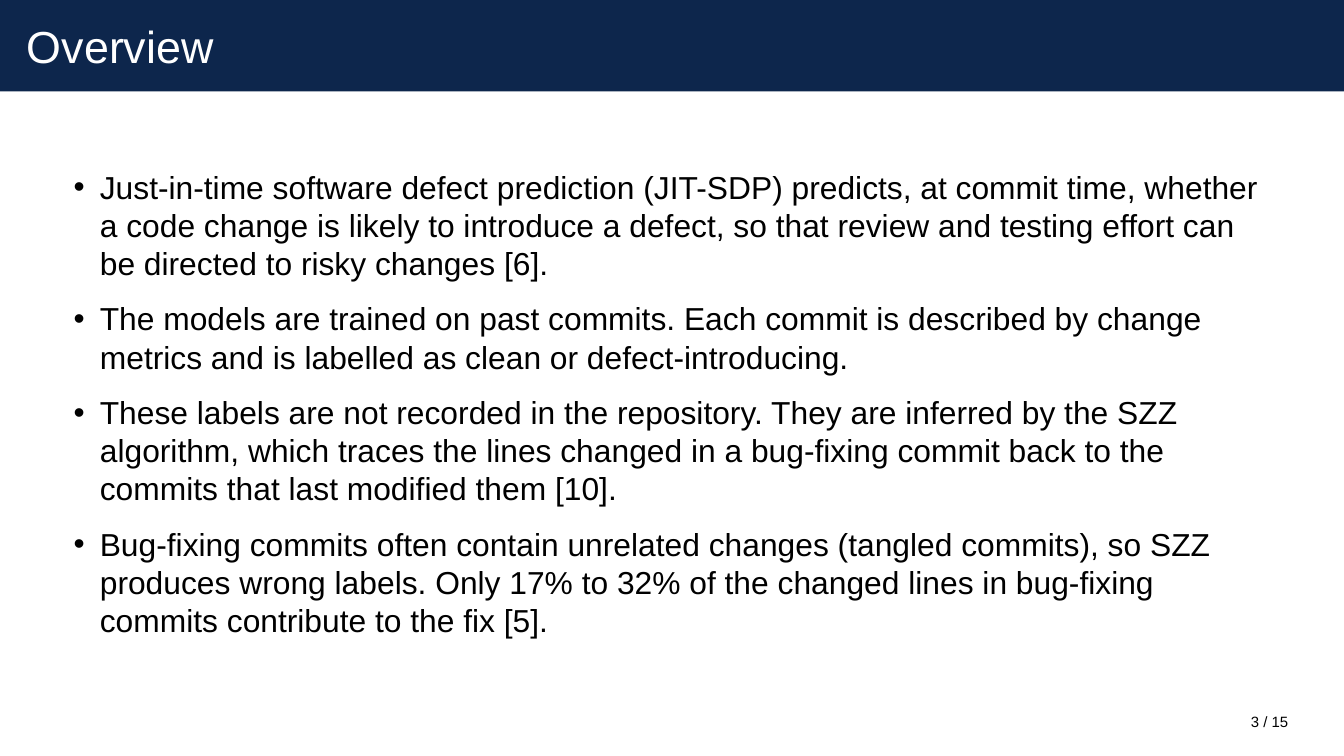
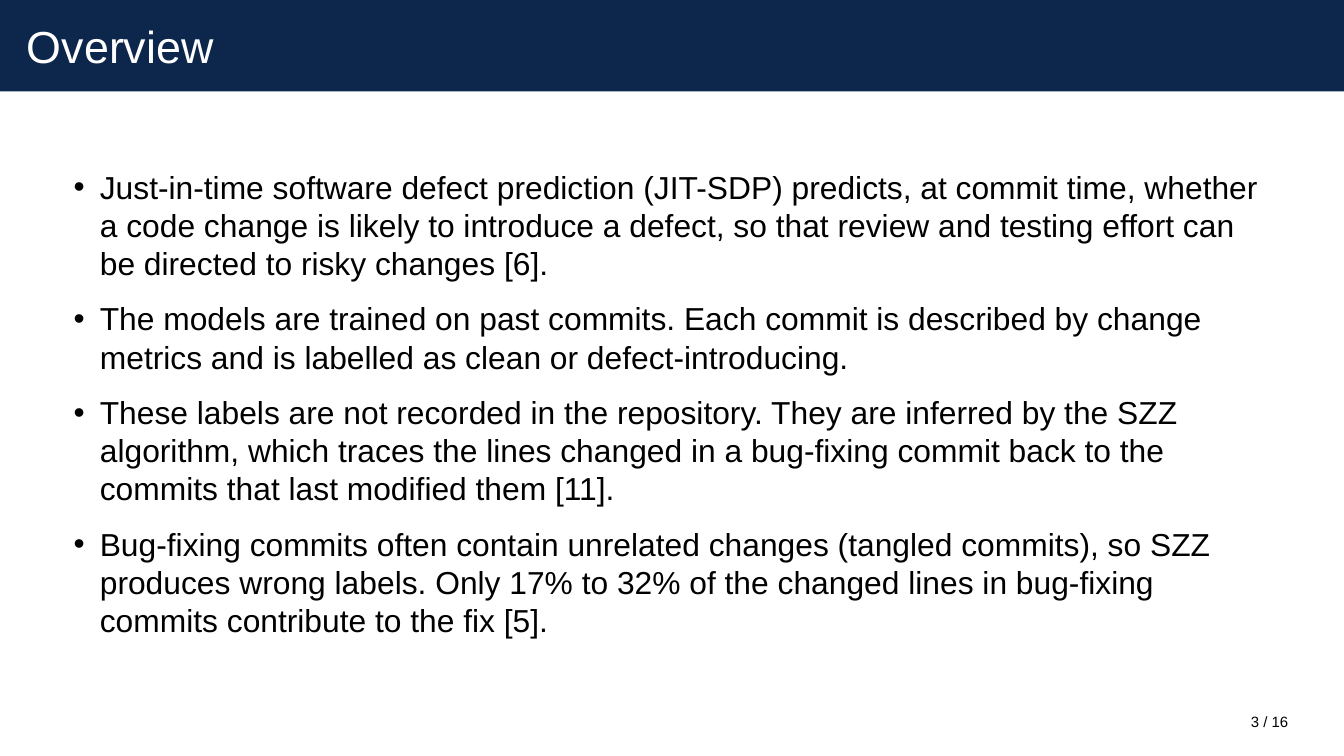
Before and after one commit to itz-puneet/thesis-later, a slide deck: slide 3 of MTP 1/presentation/mtp1_presentation.pptx. Drawn at 1344x756 pixels with LibreOffice and Linux fonts; fonts in the diff are those of the drawing. Boxes give left, top, right and bottom in pixels: in the first picture for what was removed or moved away, otherwise in the second. Text is boxed around its words. In the diff, an @@ line names an element or a change of style, - is before the commit and + after.

```diff
--- a/MTP 1/presentation/mtp1_presentation.pptx
+++ b/MTP 1/presentation/mtp1_presentation.pptx
@@ text at [100, 401, 1177, 506]: text changed @@
-• These labels are not recorded in the repository. They are inferred by the SZZ algorithm, which traces the lines changed in a bug-fixing commit back to the commits that last modified them [10].
+• These labels are not recorded in the repository. They are inferred by the SZZ algorithm, which traces the lines changed in a bug-fixing commit back to the commits that last modified them [11].
@@ text at [1272, 716, 1289, 727]: text changed @@
-/ 15
+/ 16
```
Also in this commit, not shown: 13 other slides changed, 2 slides added, 1 slide removed, 10 other files.
